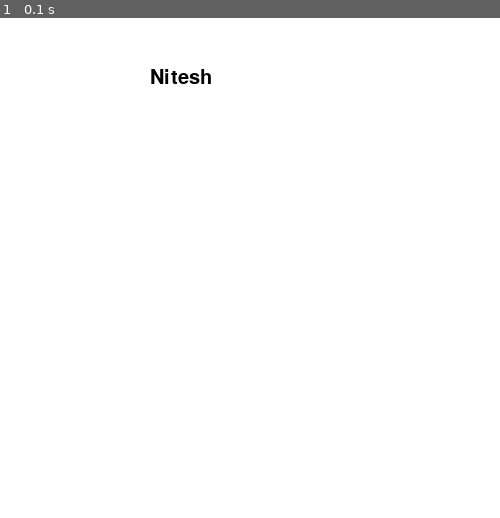
Above: before the commit, frame 1.
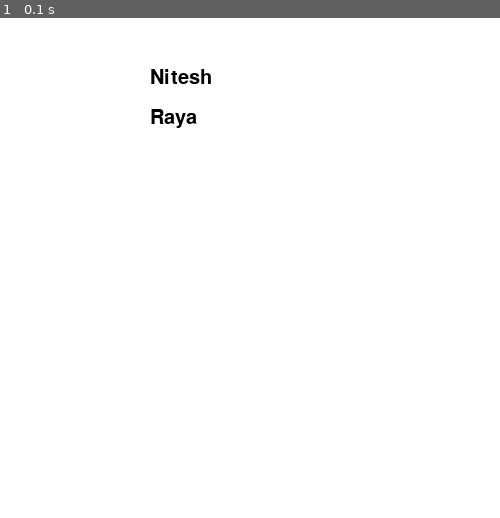
Above: after the commit, the same moment.

Repository: Nitesh-mint/Python
Game: pygame game, started from 18_Day/TextDraw.py
The game is run twice, just before and just after one commit, with the same random seed, the same clock (stepped at 60 frames per second) and the same inputs.
Inputs:
- Up to frame 1 (0.1 s): no input

The runs differ from the first frame. In frame 1, 0.2% of the frame differs, in the area x 30-40%, y 18-22%.

Commit message:
initial commit

Diff:
--- a/18_Day/TextDraw.py
+++ b/18_Day/TextDraw.py
@@ -22,7 +22,9 @@
             pygame.quit()
             sys.exit()
     window.fill(Black)
-    oText = SimpleText(window,(150,50),"Nitesh",(WHITE))
-    oText.draw()
+    oText1 = SimpleText(window,(150,50),"Nitesh",(WHITE))
+    oText1.draw()
+    oText2 = SimpleText(window,(150, 90), "Raya", (WHITE))
+    oText2.draw()
     pygame.display.update()
     clock.tick(frames)
--- /dev/null
+++ b/19_Day/SimpleButtonClass.py
@@ -0,0 +1,53 @@
+#class to make a Button objects.
+import pygame
+from pygame.locals import *
+
+class simpleButton():
+    #used to track the state of the button
+    STATE_IDLE = "idle" #button is up, mouse not over button
+    STATE_ARMED = "armed" #button is down, mouse mover button
+    STATE_DISARMED = "disarmed" #clicked down on button, rolled off
+
+    def __init__(self,window, loc,up,down):
+        self.window = window
+        self.loc = loc
+        self.surfaceUp = pygame.image.load(up)
+        self.surfaceDown = pygame.image.load(down)
+
+        #get the rect of the button(used to see if the mouse is over the button?)
+        self.rect = self.surfaceUp.get_rect()
+        self.rect[0] = loc[0]
+        self.rect[1] = loc[1]
+
+        self.state = simpleButton.STATE_IDLE
+
+    def handleEvent(self, eventObj):
+        #this method will return true if the user clicks the button
+        #normally it is false
+        if eventObj.type not in (MOUSEMOTION,MOUSEBUTTONUP,MOUSEBUTTONDOWN):
+            return False
+
+        eventPointInButtonRect = self.rect.collidepoint(eventObj.pos)
+
+        if self.state == simpleButton.STATE_IDLE:
+            if(eventObj.type == MOUSEBUTTONDOWN) and eventPointInButtonRect:
+                self.state = simpleButton.STATE_ARMED
+        elif self.state == simpleButton.STATE_ARMED:
+            if(eventObj.type == MOUSEBUTTONUP) and eventPointInButtonRect:
+                self.state = simpleButton.STATE_ARMED
+                return True#CLICKED
+            if(eventObj.type == MOUSEBUTTONDOWN) and eventPointInButtonRect:
+                self.state = simpleButton.STATE_DISARMED
+        elif self.state == simpleButton.STATE_DISARMED:
+            if eventPointInButtonRect:
+                self.state = simpleButton.STATE_ARMED
+            elif eventObj.type == MOUSEBUTTONUP:
+                self.state = simpleButton.STATE_IDLE
+            return False
+    def draw(self):
+        #draw the button current apperance to the widnow
+        if self.state == simpleButton.STATE_IDLE:
+            self.window.blit(self.surfaceDown,self.loc)
+
+        else:
+            self.window.blit(self.surfaceUp,self.loc)
--- /dev/null
+++ b/19_Day/java.py
@@ -0,0 +1,40 @@
+import pygame
+from pygame.locals import *
+import random
+
+class Java():
+    def __init__(self,window,window_width,window_height):
+        self.window = window #for drawing the window later.
+        self.window_width = window_width
+        self.window_height =  window_height
+        self.image = pygame.image.load("/home/nitesh/Desktop/OOP_in_python/13_Day/java.png")
+        #a rect is made up of [x,y, width and height]
+        javaRect = self.image.get_rect()
+        self.width = javaRect.width
+        self.height = javaRect.height
+        self.max_width =window_width - self.width
+        self.max_height =window_height - self.height
+
+        #pick a random starting position
+        self.x = random.randrange(0,self.max_width)
+        self.y = random.randrange(0,self.max_height)
+
+        #choose a random speed between -4 and 4 but not 0
+        #in both x and y direction
+        speedsList = [-4,-3,-2,-1,1,2,3,4]
+        self.xSpeed = random.choice(speedsList)
+        self.ySpeed = random.choice(speedsList)
+
+    def update(self):
+        #check for java if it hits the corner or not
+        if(self.x < 0) or (self.x >=self.max_width):
+            self.xSpeed = -self.xSpeed
+        if(self.y < 0) or (self.y >=self.max_height):
+            self.ySpeed = -self.ySpeed
+
+        #update the java's x and y in both direction
+        self.x  = self.x + self.xSpeed
+        self.y = self.y + self.ySpeed
+
+    def draw(self):
+        self.window.blit(self.image,(self.x, self.y))
--- /dev/null
+++ b/19_Day/mainJavaTextandButton.py
@@ -0,0 +1,54 @@
+import pygame
+from pygame.locals import *
+from java import *
+from SimpleButtonClass import *
+from simpleText import *
+import sys
+import random
+
+#define constants
+WHITE = (255,255,255)
+BLACK = (0,0,0)
+WINDOW_WIDTH = 500
+WINDOW_HEIGHT = 500
+FRAMES = 30
+
+#intialize the world
+pygame.init()
+window = pygame.display.set_mode((WINDOW_WIDTH,WINDOW_HEIGHT))
+clock = pygame.time.Clock()
+
+#initialze variables
+oJava = Java(window, WINDOW_WIDTH,WINDOW_HEIGHT)
+oFrameCountLabel = SimpleText(window,(60,20),"Program has to run through this many loops:",BLACK)
+oFrameCountDisplay = SimpleText(window, (500,20),"", WHITE)
+oRestartButton = simpleButton(window, (280,60),"/home/nitesh/Desktop/OOP_in_python/16_Day/clicked.jpg","/home/nitesh/Desktop/OOP_in_python/16_Day/Noclicked.jpg")
+frameCounter = 0
+
+#while Loop
+while True:
+    for event in pygame.event.get():
+        if event.type == pygame.QUIT:
+            pygame.quit()
+            sys.exit()
+
+        if oRestartButton.handleEvent(event):
+            frameCounter = 0 #clicked the button , reset counter.
+
+    oJava.update()
+    frameCounter = frameCounter + 1 #increment each frame
+    oFrameCountDisplay.setValue(str(frameCounter))
+
+    #clear the window before doing it again
+    window.fill(WHITE)
+
+    #draw the window element
+    oJava.draw()
+    oFrameCountLabel.draw()
+    oFrameCountDisplay.draw()
+    oRestartButton.draw()
+
+    #update the window
+    pygame.display.update()
+
+    clock.tick(FRAMES)
--- /dev/null
+++ b/19_Day/simpleText.py
@@ -0,0 +1,23 @@
+from curses import window
+import pygame
+from pygame.locals import *
+
+class SimpleText():
+    def __init__(self,window,loc,value,textColor):
+        pygame.font.init()
+        self.window = window
+        self.loc = loc
+        self.font = pygame.font.SysFont(None,30)
+        self.textColor = textColor
+        self.text = None
+        self.setValue(value)
+
+    def setValue(self, newText):
+        if self.text == newText:
+            return  #noting to change
+
+        self.text = newText
+        self.textSurface = self.font.render(self.text,True,self.textColor)
+
+    def draw(self):
+        self.window.blit(self.textSurface,self.loc)
Empty file added: 18_Day/__init__.py
